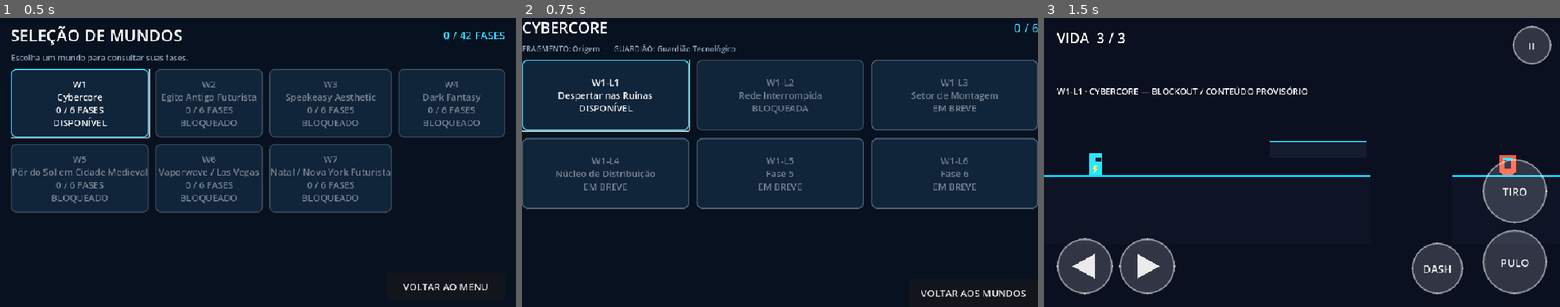
Above: before the commit, frames 1-3 (left to right).
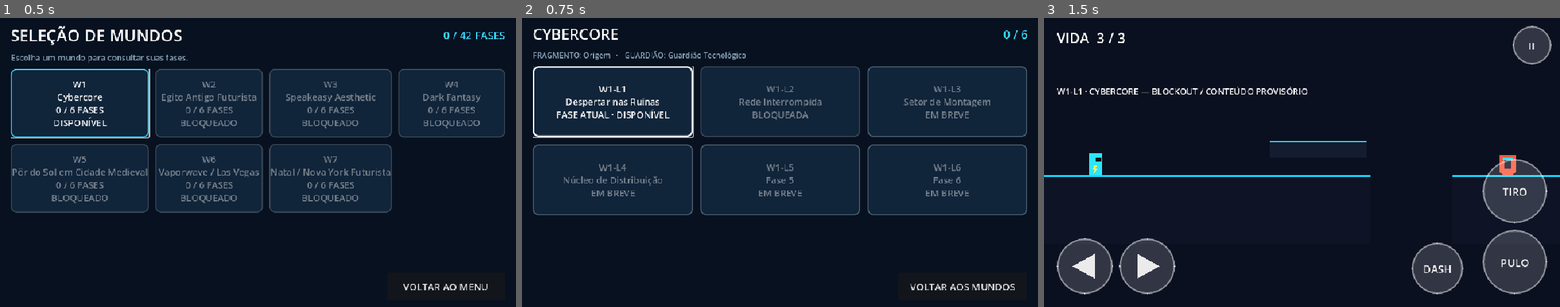
Above: after the commit, the same moments.

Repository: jyanzy19-yml/new-bolt-aventura
Game: Godot game, scene res://scenes/ui/phase_selection.tscn
Same seed, same stepped clock (60 frames per second), same inputs: the game is played once before the commit and once after it. This scene is started directly instead of the project's main scene.
Inputs:
- Up to frame 1 (0.5 s): no input
- Up to frame 2 (0.75 s): click "W1 Cybercore 0 / 6 FASES DISP…" at 0.5 s
- Up to frame 3 (1.5 s): click "W1-L1 Despertar nas Ruínas DI…" (after the commit: "W1-L1 Despertar nas Ruínas FA…") at 1.25 s

Frame 1 is identical in both runs. In frame 2, 19% of the frame differs, in the area x 0-100%, y 1-97%; in frame 3, nothing differs.

Commit message:
fix(ui): adapt phase grid and highlight initial campaign phase

Diff:
--- a/scripts/ui/phase_selection.gd
+++ b/scripts/ui/phase_selection.gd
@@ -8,6 +8,8 @@
 const COLOR_MUTED: Color = Color("#8ca6bd")
 const COLOR_LOCKED: Color = Color("#526477")
 const COLOR_COMPLETE: Color = Color("#54e0a2")
+var _safe_area: SafeAreaMargin
+var _grid: GridContainer
 var _world_id: String = ""
 var _world_index: int = -1
 
@@ -27,16 +29,19 @@
 	background.set_anchors_and_offsets_preset(Control.PRESET_FULL_RECT)
 	background.mouse_filter = Control.MOUSE_FILTER_IGNORE
 	add_child(background)
-	var safe := SafeAreaMargin.new()
-	safe.set_anchors_and_offsets_preset(Control.PRESET_FULL_RECT)
-	safe.add_theme_constant_override("margin_left", 24)
-	safe.add_theme_constant_override("margin_right", 24)
-	safe.add_theme_constant_override("margin_top", 12)
-	safe.add_theme_constant_override("margin_bottom", 12)
-	add_child(safe)
+	_safe_area = SafeAreaMargin.new()
+	_safe_area.set_anchors_and_offsets_preset(Control.PRESET_FULL_RECT)
+	add_child(_safe_area)
+	var padding := MarginContainer.new()
+	padding.set_anchors_and_offsets_preset(Control.PRESET_FULL_RECT)
+	padding.add_theme_constant_override("margin_left", 20)
+	padding.add_theme_constant_override("margin_right", 20)
+	padding.add_theme_constant_override("margin_top", 12)
+	padding.add_theme_constant_override("margin_bottom", 12)
+	_safe_area.add_child(padding)
 	var column := VBoxContainer.new()
 	column.add_theme_constant_override("separation", 10)
-	safe.add_child(column)
+	padding.add_child(column)
 
 	var header := HBoxContainer.new()
 	header.add_theme_constant_override("separation", 14)
@@ -67,17 +72,21 @@
 	scroll.size_flags_vertical = Control.SIZE_EXPAND_FILL
 	scroll.horizontal_scroll_mode = ScrollContainer.SCROLL_MODE_DISABLED
 	column.add_child(scroll)
-	var grid := GridContainer.new()
-	grid.columns = 3
-	grid.size_flags_horizontal = Control.SIZE_EXPAND_FILL
-	grid.add_theme_constant_override("h_separation", 14)
-	grid.add_theme_constant_override("v_separation", 14)
-	scroll.add_child(grid)
+	_grid = GridContainer.new()
+	_grid.size_flags_horizontal = Control.SIZE_EXPAND_FILL
+	_grid.add_theme_constant_override("h_separation", 14)
+	_grid.add_theme_constant_override("v_separation", 14)
+	scroll.add_child(_grid)
+	_safe_area.resized.connect(_update_grid_columns)
+	get_viewport().size_changed.connect(_update_grid_columns)
+	call_deferred("_update_grid_columns")
 	var current_level_id: String = str(state.get("current_level_id", ""))
+	if current_level_id.is_empty():
+		current_level_id = CATALOG.get_level_id(0, 0)
 	for phase_index in range(CATALOG.get_phase_count_per_world()):
-		grid.add_child(_make_phase_card(phase_index, completed, current_level_id))
-	if grid.get_child_count() > 0:
-		grid.get_child(0).grab_focus()
+		_grid.add_child(_make_phase_card(phase_index, completed, current_level_id))
+	if _grid.get_child_count() > 0:
+		_grid.get_child(0).grab_focus()
 
 	var footer := HBoxContainer.new()
 	footer.alignment = BoxContainer.ALIGNMENT_END
@@ -88,6 +97,12 @@
 	back.add_theme_font_size_override("font_size", 18)
 	back.pressed.connect(_return_to_worlds)
 	footer.add_child(back)
+
+func _update_grid_columns() -> void:
+	if _grid == null or not is_instance_valid(_grid):
+		return
+	var available_width: float = maxf(0.0, _safe_area.size.x - 40.0)
+	_grid.columns = clampi(floori((available_width + 14.0) / 264.0), 1, 3)
 
 func _make_phase_card(phase_index: int, completed: Array, current_level_id: String) -> Button:
 	var level_id: String = CATALOG.get_level_id(_world_index, phase_index)
